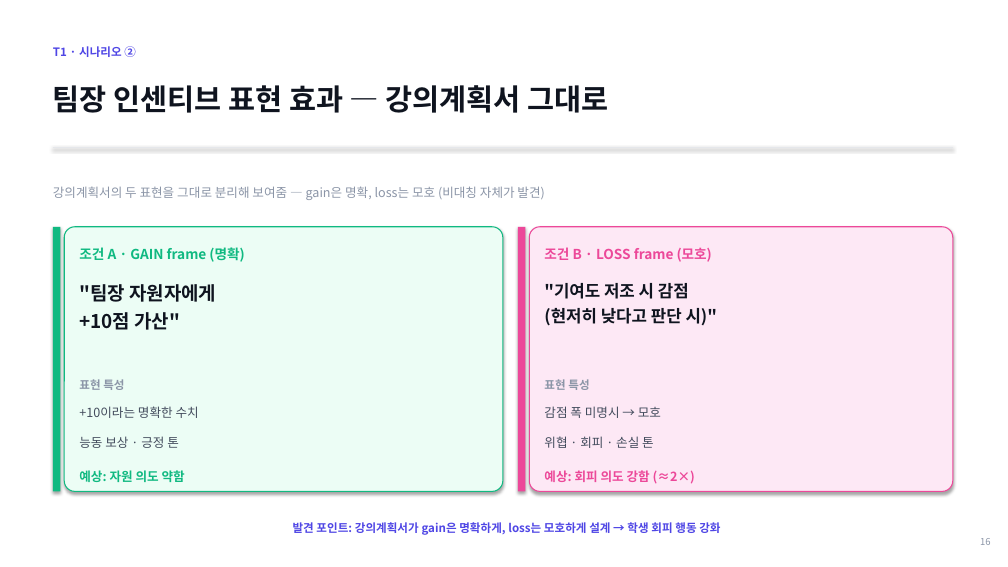
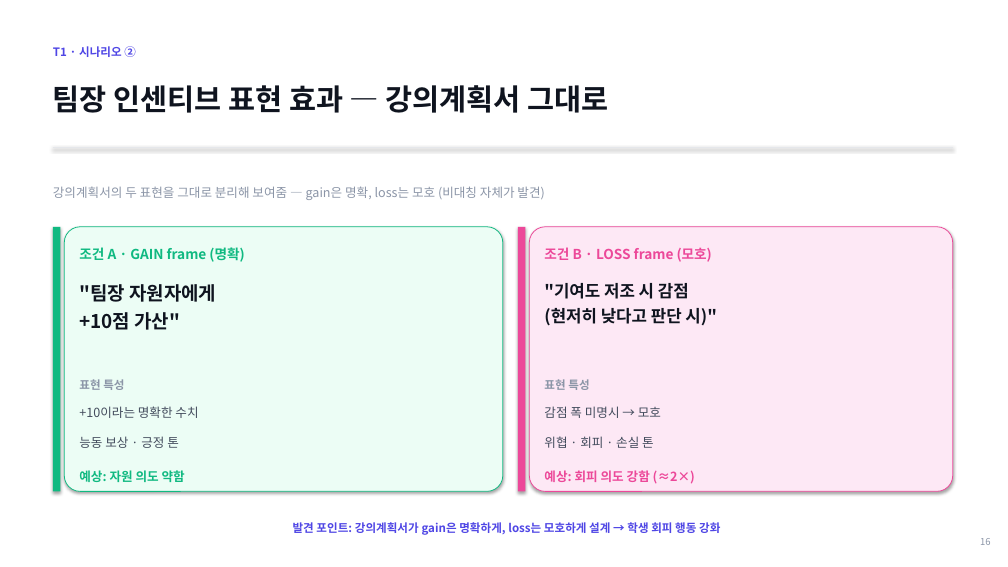
Before and after one commit to lshpy/imen315-syllabus-meta, a slide deck: slide 18 of team_project/kickoff_2026-05-11.pptx. Drawn at 1008x567 pixels with LibreOffice and Linux fonts; fonts in the diff are those of the drawing. Boxes give left, top, right and bottom in pixels: in the first picture for what was removed or moved away, otherwise in the second. Text is boxed around its words. In the diff, an @@ line names an element or a change of style, - is before the commit and + after.

```diff
--- a/team_project/kickoff_2026-05-11.pptx
+++ b/team_project/kickoff_2026-05-11.pptx
@@ rounded rectangle at [64, 227, 503, 492]: outline #10B981 1 pt to #10B981 0.75 pt; proportions changed @@
@@ rounded rectangle at [529, 227, 953, 492]: outline #EC4899 1 pt to #EC4899 0.75 pt; proportions changed @@
```
Also in this commit, not shown: 23 other slides changed, 1 slide added, 1 slide removed, 2 other files.
